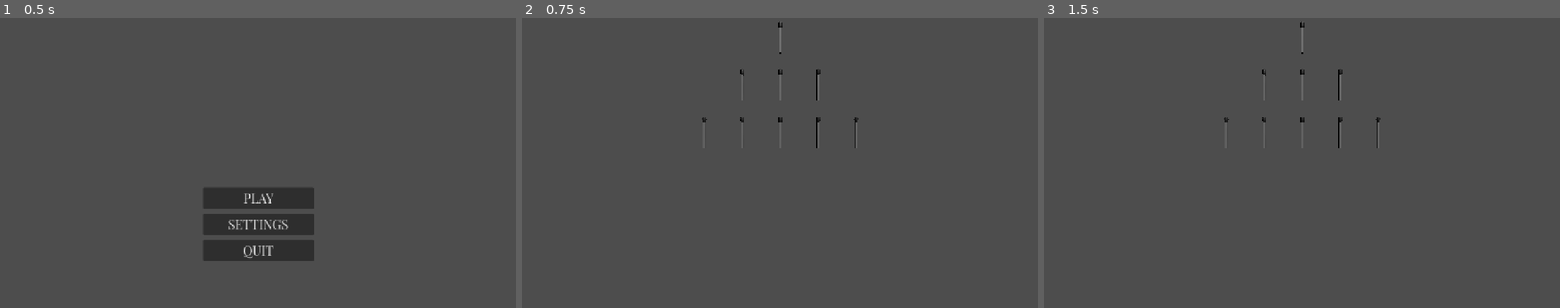
Above: before the commit, frames 1-3 (left to right).
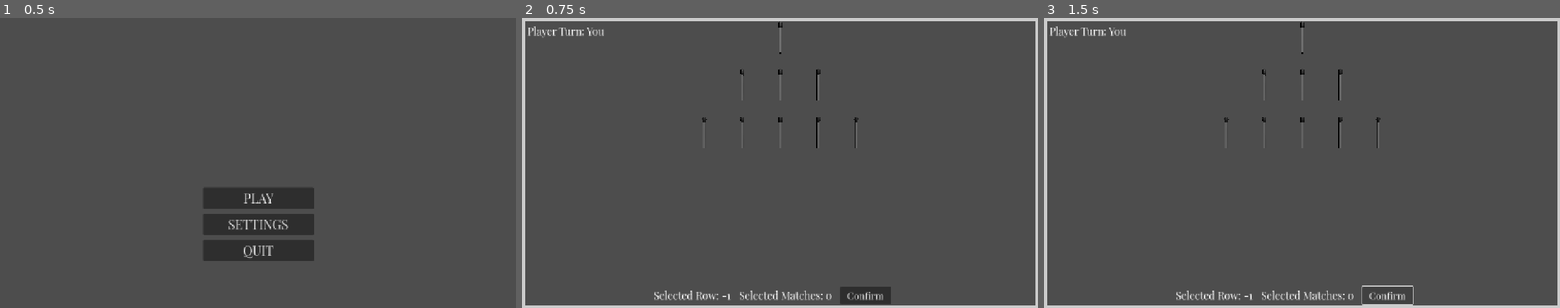
Above: after the commit, the same moments.

Repository: alex-bo7/ashes_of_nim_481
Game: Godot game, scene res://MainMenu/main_menu.tscn
Same seed, same stepped clock (60 frames per second), same inputs: the game is played once before the commit and once after it.
Inputs (mouse positions are in pixels of both pictures, inside the frame that each line leads up to):
- Up to frame 1 (0.5 s): no input
- Up to frame 2 (0.75 s): click "PLAY" at 0.5 s
- Up to frame 3 (1.5 s): click (1384, 296) at 1.25 s, where only the run after the commit has a clickable "Confirm"

Frame 1 is identical in both runs. In frame 2, 4.2% of the frame differs, in the area x 0-100%, y 0-100%; in frame 3, 3.9%.

Commit message:
Implemented game turns
Still needs work (resetting after each turn)

Diff:
--- a/Extras/game_manager.gd
+++ b/Extras/game_manager.gd
@@ -39,14 +39,15 @@
 	var new_board = state.board.duplicate()
 	new_board[move[0]] -= move[1]
 	var new_moves = generate_moves(new_board)
-	var new_utility = utility(new_player, new_board)
+	var new_state = GameState.new(new_player, 0, new_board, new_moves)
 
+	var new_utility = utility(new_state, new_player)
 	return GameState.new(new_player, new_utility, new_board, new_moves)
 
 
-func utility(state:GameState, player:String) -> int:
+func utility(state:GameState, player:turn) -> int:
 	"""Return the value to player; 1 for win, -1 for loss, 0 otherwise."""
-	if self.terminal_test(state):
+	if terminal_test(state):
 		var winner = turn.CPU if state.to_move == turn.PLAYER else turn.PLAYER
 		return -1 if player == winner else 1
 	return 0
@@ -60,8 +61,43 @@
 	return true
 
 
-func get_moves():
-	print(current_state.to_move == turn.CPU)
-	#print(matches_arr)
-	#print(generate_moves(matches_arr))
+func display(state:GameState) -> void:
+	print_debug("Turn: ", state.to_move, "\nUtility: ", state.utility,
+	"\nBoard: ", state.board, "\nMoves: ", state.moves)
+
+
+func player_move() -> void:
+	var move = [current_selected_row, selected_matches.size()]
+	print("Player move: ", move)
+
+	current_state = result(current_state, move)
+	manage_game_state()
+
+
+func cpu_move() -> void:
+	var move = randi_range(0, current_state.moves.size())
+	move = current_state.moves[move]
+	print("CPU move: ", move)
+
+	current_state = result(current_state, move)
+	manage_game_state()
+
+
+func manage_game_state() -> void:
+	display(current_state)
+	# TODO: reset row, matches and delete matches
+
+	# check winner
+	if terminal_test(current_state):
+		if current_state.to_move == turn.PLAYER:
+			print("CPU Won")
+		else:
+			print("PLAYER Won")
+		return # game over
+
+	# run next move
+	if current_state.to_move == turn.CPU:
+		await get_tree().create_timer(0.5).timeout
+		cpu_move()
+	# else player_move() called when player presses confirm btn
 #endregion
--- a/MatchStick/match_stick.gd
+++ b/MatchStick/match_stick.gd
@@ -22,6 +22,8 @@
 func on_click() -> void:
 	if (self in GameManager.selected_matches):
 		deselect_match()
+		if GameManager.selected_matches.size() == 0:
+			GameManager.current_selected_row = -1
 	elif GameManager.current_selected_row == -1 or GameManager.selected_matches.size() == 0:
 		GameManager.current_selected_row = row_idx
 		select_match()
--- /dev/null
+++ b/NimGameGUI/nim_game_gui.gd
@@ -0,0 +1,24 @@
+extends Control
+
+@export var turn_label: Label
+@export var row_label: Label
+@export var matches_label: Label
+@export var confirm_btn: Button
+
+func _ready() -> void:
+	fill_labels()
+
+
+func fill_labels() -> void:
+	if GameManager.current_state.to_move == GameManager.turn.PLAYER:
+		turn_label.text = "Player Turn: You"
+	else:
+		turn_label.text = "AI Turn: " # + difficulty
+
+	row_label.text = "Selected Row: " + str(GameManager.current_selected_row)
+	matches_label.text = "Selected Matches: " + str(GameManager.selected_matches.size())
+
+
+func _on_confirm_btn_pressed() -> void:
+	GameManager.player_move()
+	fill_labels()
--- /dev/null
+++ b/NimGameGUI/nim_game_gui.tscn
@@ -0,0 +1,79 @@
+[gd_scene load_steps=4 format=3 uid="uid://cd6cgyw86duw7"]
+
+[ext_resource type="Script" uid="uid://b73to0uui78qf" path="res://NimGameGUI/nim_game_gui.gd" id="1_hi7qm"]
+[ext_resource type="FontFile" uid="uid://dsg2m1876ur6s" path="res://Extras/PlayfairDisplay-VariableFont_wght.ttf" id="1_qoo5i"]
+
+[sub_resource type="StyleBoxFlat" id="StyleBoxFlat_50ewn"]
+bg_color = Color(0.6, 0.6, 0.6, 0)
+border_width_left = 8
+border_width_top = 8
+border_width_right = 8
+border_width_bottom = 8
+
+[node name="Control" type="Control" node_paths=PackedStringArray("turn_label", "row_label", "matches_label", "confirm_btn")]
+layout_mode = 3
+anchors_preset = 15
+anchor_right = 1.0
+anchor_bottom = 1.0
+grow_horizontal = 2
+grow_vertical = 2
+script = ExtResource("1_hi7qm")
+turn_label = NodePath("Panel/turn_label")
+row_label = NodePath("Panel/actions/row_label")
+matches_label = NodePath("Panel/actions/matches_label")
+confirm_btn = NodePath("Panel/actions/confirm_btn")
+
+[node name="Panel" type="Panel" parent="."]
+layout_mode = 1
+anchors_preset = 15
+anchor_right = 1.0
+anchor_bottom = 1.0
+grow_horizontal = 2
+grow_vertical = 2
+theme_override_styles/panel = SubResource("StyleBoxFlat_50ewn")
+
+[node name="turn_label" type="Label" parent="Panel"]
+layout_mode = 0
+offset_left = 13.0
+offset_top = 13.0
+offset_right = 100.0
+offset_bottom = 57.0
+theme_override_fonts/font = ExtResource("1_qoo5i")
+theme_override_font_sizes/font_size = 26
+text = "turn..."
+
+[node name="actions" type="HBoxContainer" parent="Panel"]
+layout_mode = 1
+anchors_preset = 7
+anchor_left = 0.5
+anchor_top = 1.0
+anchor_right = 0.5
+anchor_bottom = 1.0
+offset_left = -314.5
+offset_top = -54.0
+offset_right = 314.5
+offset_bottom = -10.0
+grow_horizontal = 2
+grow_vertical = 0
+theme_override_constants/separation = 20
+
+[node name="row_label" type="Label" parent="Panel/actions"]
+layout_mode = 2
+theme_override_fonts/font = ExtResource("1_qoo5i")
+theme_override_font_sizes/font_size = 26
+text = "Selected Row: n"
+
+[node name="matches_label" type="Label" parent="Panel/actions"]
+layout_mode = 2
+theme_override_fonts/font = ExtResource("1_qoo5i")
+theme_override_font_sizes/font_size = 26
+text = "Selected Matches: m"
+
+[node name="confirm_btn" type="Button" parent="Panel/actions"]
+custom_minimum_size = Vector2(125, 0)
+layout_mode = 2
+theme_override_fonts/font = ExtResource("1_qoo5i")
+theme_override_font_sizes/font_size = 24
+text = "Confirm"
+
+[connection signal="pressed" from="Panel/actions/confirm_btn" to="." method="_on_confirm_btn_pressed"]
--- a/NimGameScene/camera_3d.gd
+++ b/NimGameScene/camera_3d.gd
@@ -2,6 +2,7 @@
 extends Camera3D
 
 @export var ray_length: float = 1000
+@export var gui: Node
 
 func _input(event: InputEvent) -> void:
 	if event is InputEventMouseButton and event.pressed and event.button_index == MOUSE_BUTTON_LEFT:
@@ -15,7 +16,7 @@
 
 		if result:
 			var clicked_object: CollisionObject3D = result["collider"]
-			print_debug("Clicked on", clicked_object.name)
+			#print_debug("Clicked on", clicked_object.name)
 			handle_click(clicked_object)
 
 
@@ -23,3 +24,4 @@
 	# Add your click handling logic here
 	if object.has_method("on_click"):
 		object.on_click()
+		gui.fill_labels()
--- a/NimGameScene/nin_game_scene.gd
+++ b/NimGameScene/nin_game_scene.gd
@@ -5,14 +5,14 @@
 
 func _ready() -> void:
 	place_match_sticks(GameSettings.matches_arr.size())
-	GameManager.get_moves()
+	GameManager.display(GameManager.current_state)
 
 
 func calculate_halfs(length: int) -> Array:
 	var arr_first_half: int = length / 2
 	var arr_second_half: int = length - arr_first_half
 
-	print_debug('array halfs: ', arr_first_half, ', ', arr_second_half)
+	#print_debug('array halfs: ', arr_first_half, ', ', arr_second_half)
 	return [arr_first_half, arr_second_half]
 
 
@@ -23,8 +23,8 @@
 
 	match_stick_instance.position = Vector3(x, y, 0)
 	add_child(match_stick_instance)
-	print_debug('match: ', match_stick_instance.position)
-	print(match_stick_instance.row_idx)
+	#print_debug('match: ', match_stick_instance.position)
+	#print_debug('row: ', match_stick_instance.row_idx)
 
 
 func place_match_sticks(amount: int) -> void:
@@ -35,7 +35,6 @@
 		place_match(i, steps_x, steps_y)
 
 		if GameSettings.matches_arr[i] > 1: # got to place more matches, this time horizontally
-			print(GameSettings.matches_arr[i])
 			var halfs = calculate_halfs(GameSettings.matches_arr[i])
 			halfs[1] -= 1 # we subtract 1 becaue we already place 1 match
 
--- a/NimGameScene/nin_game_scene.tscn
+++ b/NimGameScene/nin_game_scene.tscn
@@ -1,7 +1,8 @@
-[gd_scene load_steps=3 format=3 uid="uid://dl7fuaoqrwd7t"]
+[gd_scene load_steps=4 format=3 uid="uid://dl7fuaoqrwd7t"]
 
 [ext_resource type="Script" uid="uid://ihacaoa5gu65" path="res://NimGameScene/nin_game_scene.gd" id="1_o5sb6"]
 [ext_resource type="Script" uid="uid://di0ulueucxbd5" path="res://NimGameScene/camera_3d.gd" id="2_463ch"]
+[ext_resource type="PackedScene" uid="uid://cd6cgyw86duw7" path="res://NimGameGUI/nim_game_gui.tscn" id="3_uttaa"]
 
 [node name="nin_game_scene" type="Node3D"]
 script = ExtResource("1_o5sb6")
@@ -10,6 +11,9 @@
 transform = Transform3D(-0.866024, -0.433016, 0.250001, 0.444428, -0.437538, 0.781694, -0.229101, 0.788072, 0.571362, 0, 0, 0)
 shadow_enabled = true
 
-[node name="Camera3D" type="Camera3D" parent="."]
+[node name="Camera3D" type="Camera3D" parent="." node_paths=PackedStringArray("gui")]
 transform = Transform3D(1, 0, 0, 0, 1, 0, 0, 0, 1, 0, -0.65, 1)
 script = ExtResource("2_463ch")
+gui = NodePath("../Control")
+
+[node name="Control" parent="." instance=ExtResource("3_uttaa")]
--- a/project.godot
+++ b/project.godot
@@ -27,6 +27,13 @@
 window/stretch/mode="canvas_items"
 window/stretch/aspect="expand"
 
+[file_customization]
+
+folder_colors={
+"res://NimGameGUI/": "green",
+"res://NimGameScene/": "red"
+}
+
 [rendering]
 
 renderer/rendering_method="gl_compatibility"
Not shown, added: NimGameGUI/nim_game_gui.gd.uid
